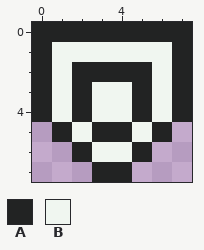
File history of a pixel-art file, raw/graphics/ui/icons/conditions/defence_up.aseprite. This is how it looked before the edit.
8x8 pixels, 1 frame.
Palette (. is transparent): A #222323  B #f0f6f0
The same view after the edit:
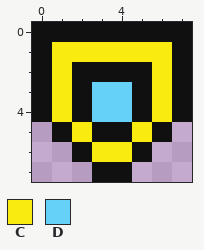
Colours new in this view: C #f9eb0f  D #65d1f8
Changes in this commit:
{"colour":"A","old":"#222323","new":"#101010"}
{"where": "layers \"Layer 2\", \"Layer 1\""}
{"y":1,"x":1,"old":"BBBBBB","new":"CCCCCC"}
{"y":2,"x":1,"old":"B","new":"C"}
{"y":2,"x":6,"old":"B","new":"C"}
{"y":3,"x":1,"old":"B","new":"C"}
{"y":3,"x":3,"old":"BB","new":"DD"}
{"y":3,"x":6,"old":"B","new":"C"}
{"y":4,"x":1,"old":"B","new":"C"}
{"y":4,"x":3,"old":"BB","new":"DD"}
{"y":4,"x":6,"old":"B","new":"C"}
{"y":5,"x":2,"old":"B","new":"C"}
{"y":5,"x":5,"old":"B","new":"C"}
{"y":6,"x":3,"old":"BB","new":"CC"}
